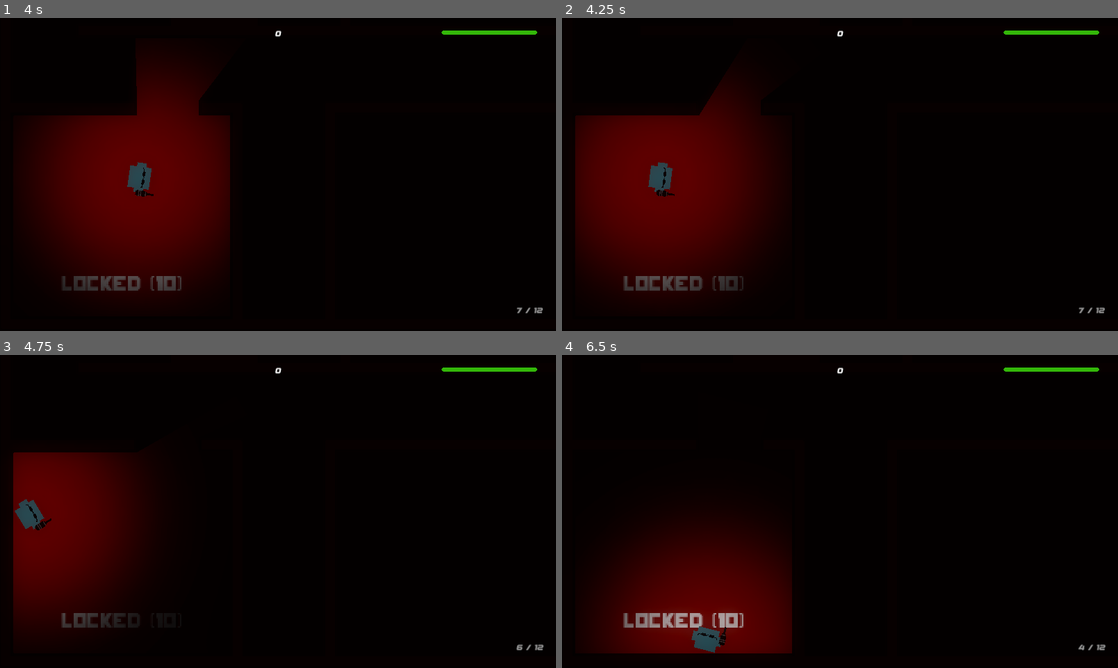
Above: before the commit, frames 1-4 (two rows, left to right).
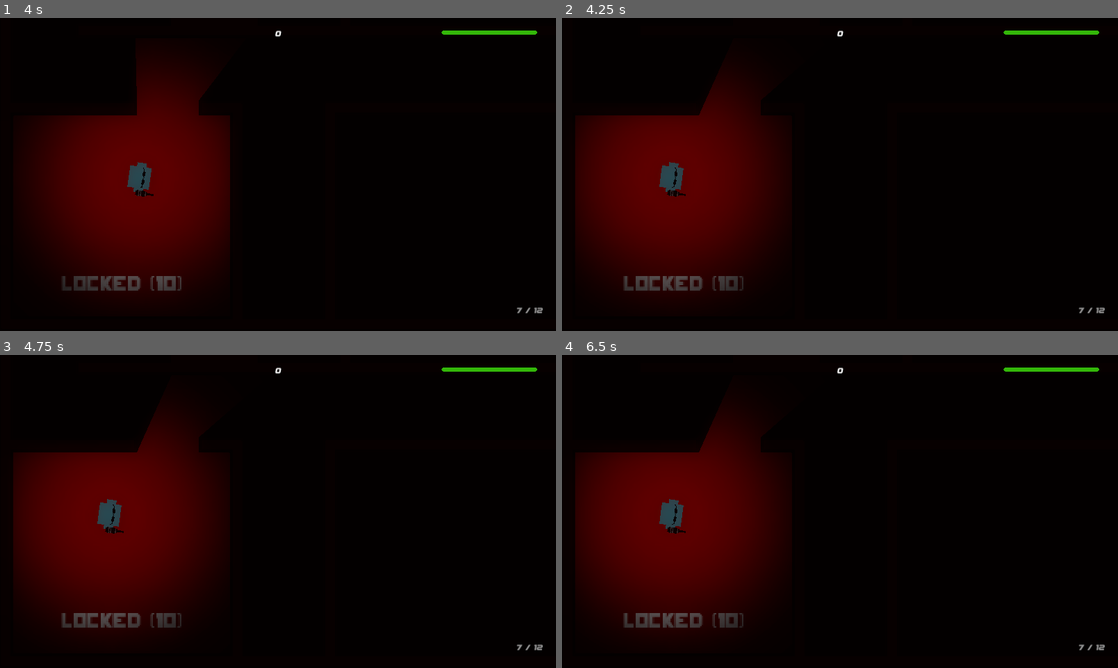
Above: after the commit, the same moments.

Repository: DarioTBZ/Projekt_Godot
Game: Godot game, scene res://scenes/main.tscn
Same seed, same stepped clock (60 frames per second), same inputs: the game is played once before the commit and once after it.
Inputs (mouse positions are in pixels of both pictures, inside the frame that each line leads up to):
- Up to frame 1 (4 s): move the mouse to (400, 158) at 0.52 s; hold D (right) 0.53-1.28 s; click (400, 158) at 0.6 s; move the mouse to (166, 190) at 1.27 s; hold S (down) 1.28-2.03 s; click (166, 190) at 1.35 s; move the mouse to (333, 105) at 2.02 s; hold D (right) 2.03-2.78 s; click (333, 105) at 2.1 s; tap Enter at 2.75 s; move the mouse to (250, 237) at 2.77 s; hold W (up) 2.78-3.53 s; click (250, 237) at 2.85 s; move the mouse to (444, 221) at 3.52 s; hold A (left) from 3.53 s (still down); click (444, 221) at 3.6 s
- Up to frame 2 (4.25 s): keep holding A (left); tap Escape (pause, bound only after the commit) at 4.15 s
- Up to frame 3 (4.75 s): keep holding A (left); move the mouse to (111, 464) at 4.27 s; click (111, 464) at 4.35 s
- Up to frame 4 (6.5 s): tap Space at 5 s; move the mouse to (867, 511) at 5.02 s; release A (left) at 5.03 s; hold S (down) 5.03-5.78 s; click (867, 511) at 5.1 s; move the mouse to (756, 433) at 5.77 s; hold D (right) from 5.78 s (still down); click (756, 433) at 5.85 s

Frame 1 is identical in both runs. In frame 2, 0.5% of the frame differs, in the area x 15-30%, y 17-58%; in frame 3, 15%; in frame 4, 20%, in the area x 2-98%, y 17-96%.

Commit message:
Added Pause Feature

Diff:
--- a/Action_Arena/project.godot
+++ b/Action_Arena/project.godot
@@ -59,6 +59,11 @@
 "events": [Object(InputEventKey,"resource_local_to_scene":false,"resource_name":"","device":-1,"window_id":0,"alt_pressed":false,"shift_pressed":false,"ctrl_pressed":false,"meta_pressed":false,"pressed":false,"keycode":0,"physical_keycode":82,"key_label":0,"unicode":114,"echo":false,"script":null)
 ]
 }
+pause={
+"deadzone": 0.5,
+"events": [Object(InputEventKey,"resource_local_to_scene":false,"resource_name":"","device":-1,"window_id":0,"alt_pressed":false,"shift_pressed":false,"ctrl_pressed":false,"meta_pressed":false,"pressed":false,"keycode":0,"physical_keycode":4194305,"key_label":0,"unicode":0,"echo":false,"script":null)
+]
+}
 
 [layer_names]
 
--- a/Action_Arena/scenes/main.tscn
+++ b/Action_Arena/scenes/main.tscn
@@ -11,6 +11,7 @@
 [ext_resource type="Texture2D" uid="uid://d0qoor0geb28j" path="res://assets/map/wall_filling_1.png" id="7_wrkvc"]
 [ext_resource type="PackedScene" uid="uid://d4lhi2vj60sqa" path="res://scenes/enemy_spawner.tscn" id="8_1bfqu"]
 [ext_resource type="FontFile" uid="uid://brxq8sdcfrioi" path="res://assets/font/Hunger Games.ttf" id="11_hqvkg"]
+[ext_resource type="Script" path="res://scripts/pause_game.gd" id="12_46pc1"]
 
 [sub_resource type="Environment" id="Environment_1naow"]
 background_mode = 3
@@ -225,4 +226,8 @@
 [node name="CanvasModulate" type="CanvasModulate" parent="."]
 color = Color(0.0623242, 0.0623242, 0.0623242, 1)
 
+[node name="PauseGame" type="Node" parent="."]
+process_mode = 3
+script = ExtResource("12_46pc1")
+
 [connection signal="body_entered" from="NavigationRegion2D/TileMap/Area2D" to="Player" method="_on_area_2d_body_entered"]
--- a/Action_Arena/scripts/main.gd
+++ b/Action_Arena/scripts/main.gd
@@ -1,6 +1,7 @@
 extends Node2D
 
 @onready var Locked = $NavigationRegion2D/TileMap/Area2D/Locked
+var paused = false
 
 func _process(delta):
 	if Global.score >= 10:
--- /dev/null
+++ b/Action_Arena/scripts/pause_game.gd
@@ -0,0 +1,13 @@
+extends Node
+
+var paused = false
+
+func _process(_delta):
+		# Pause the Game
+	if Input.is_action_just_pressed("pause"):
+		if paused == true:
+			paused = false
+			get_tree().paused = false
+		else:
+			get_tree().paused = true
+			paused = true
Not shown: 1 places in Action_Arena/scenes/main.tscn that only renumber resources
